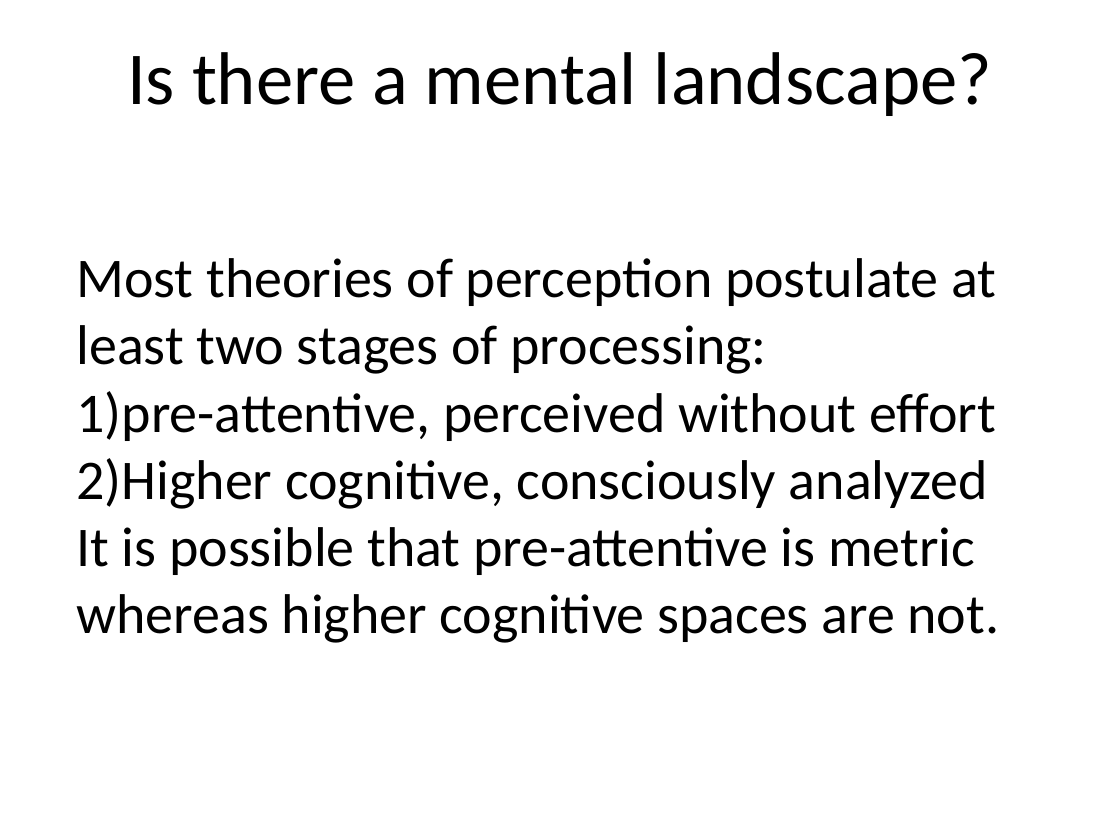
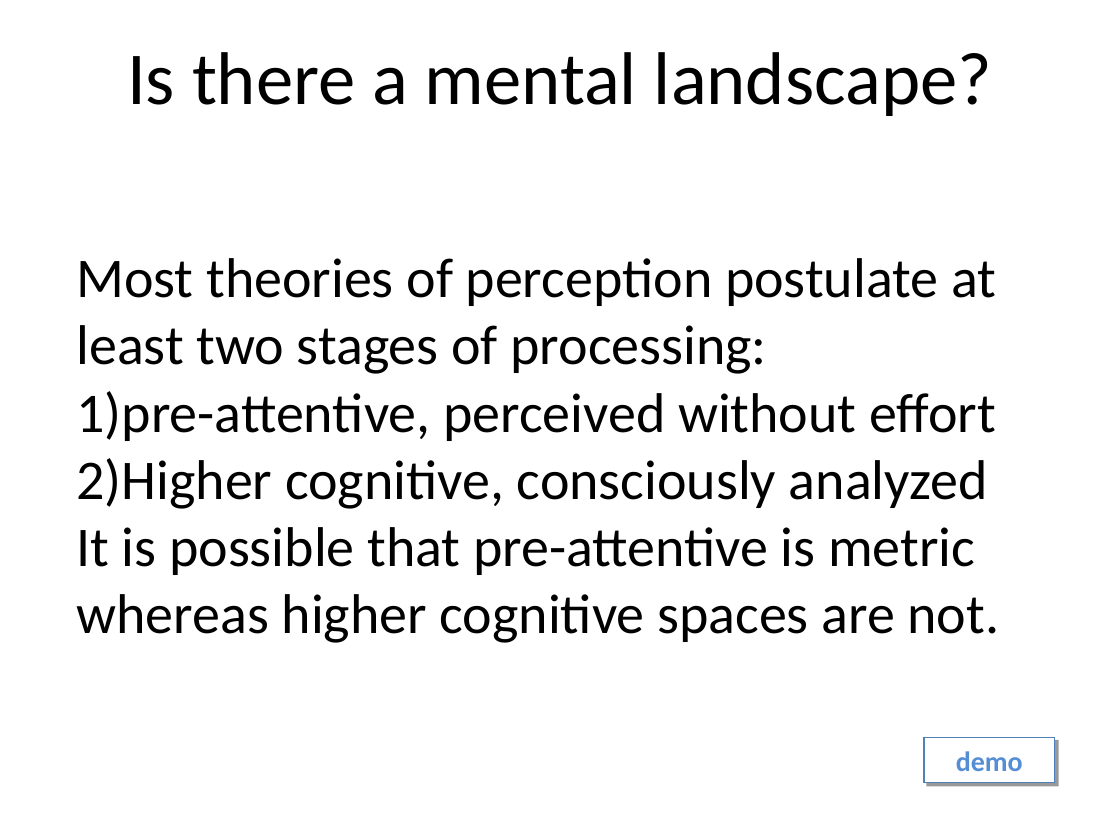
Before and after one commit to benralexander/lv, a slide deck: slide 65 of myD3_latest_c.ppt (slide 64 before the commit). Drawn at 1120x840 pixels with LibreOffice and Linux fonts; fonts in the diff are those of the drawing. Boxes give left, top, right and bottom in pixels: in the first picture for what was removed or moved away, otherwise in the second. Text is boxed around its words. In the diff, an @@ line names an element or a change of style, - is before the commit and + after.

```diff
--- a/myD3_latest_c.ppt
+++ b/myD3_latest_c.ppt
@@ rectangle added at [924, 737, 1055, 782], fill #FFFFFF, outline #4F81BD 0.99 pt, 18 pt, text #558ED5, bold @@
+demo
```
Also in this commit, not shown: 2 other slides changed, 1 slide added.
